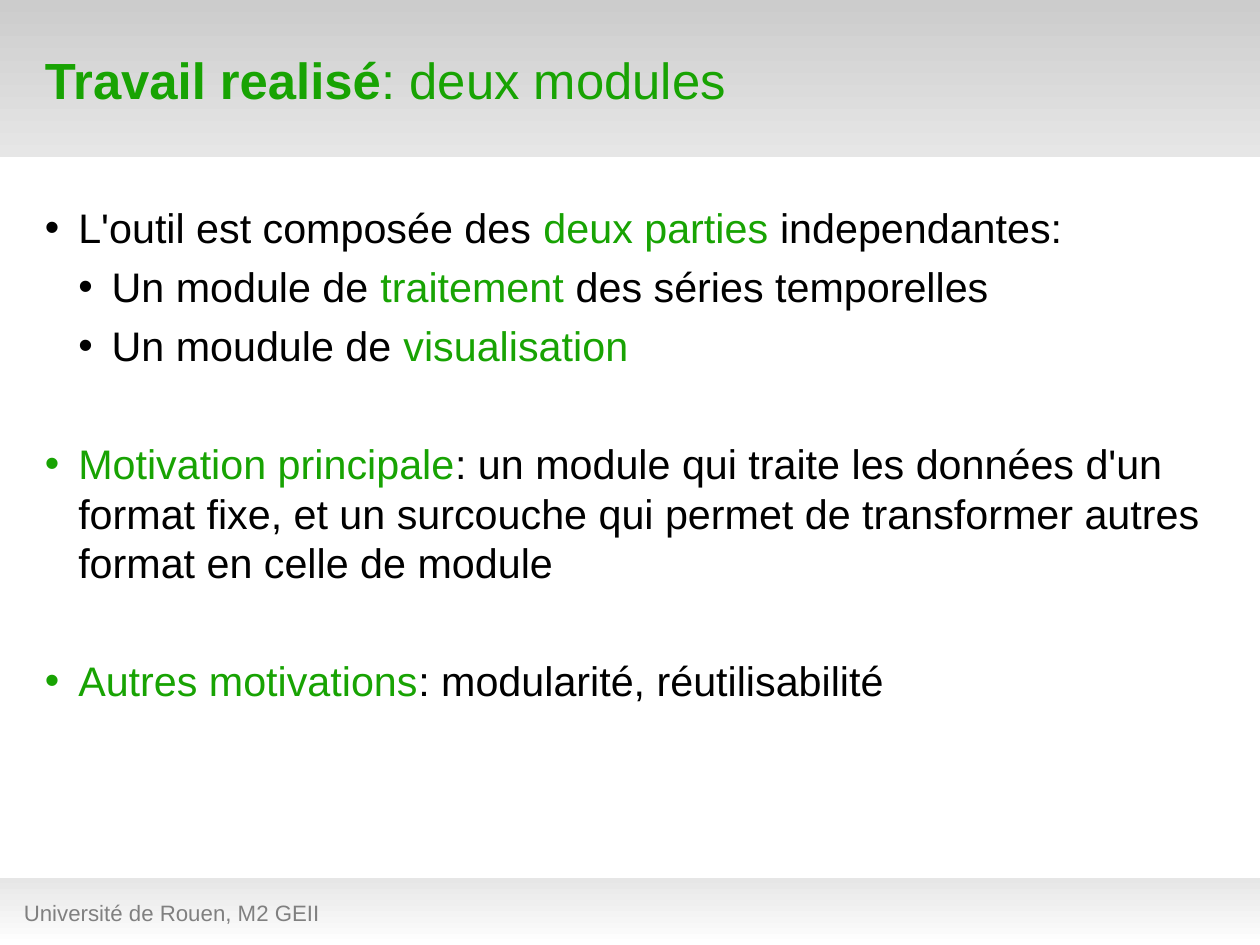
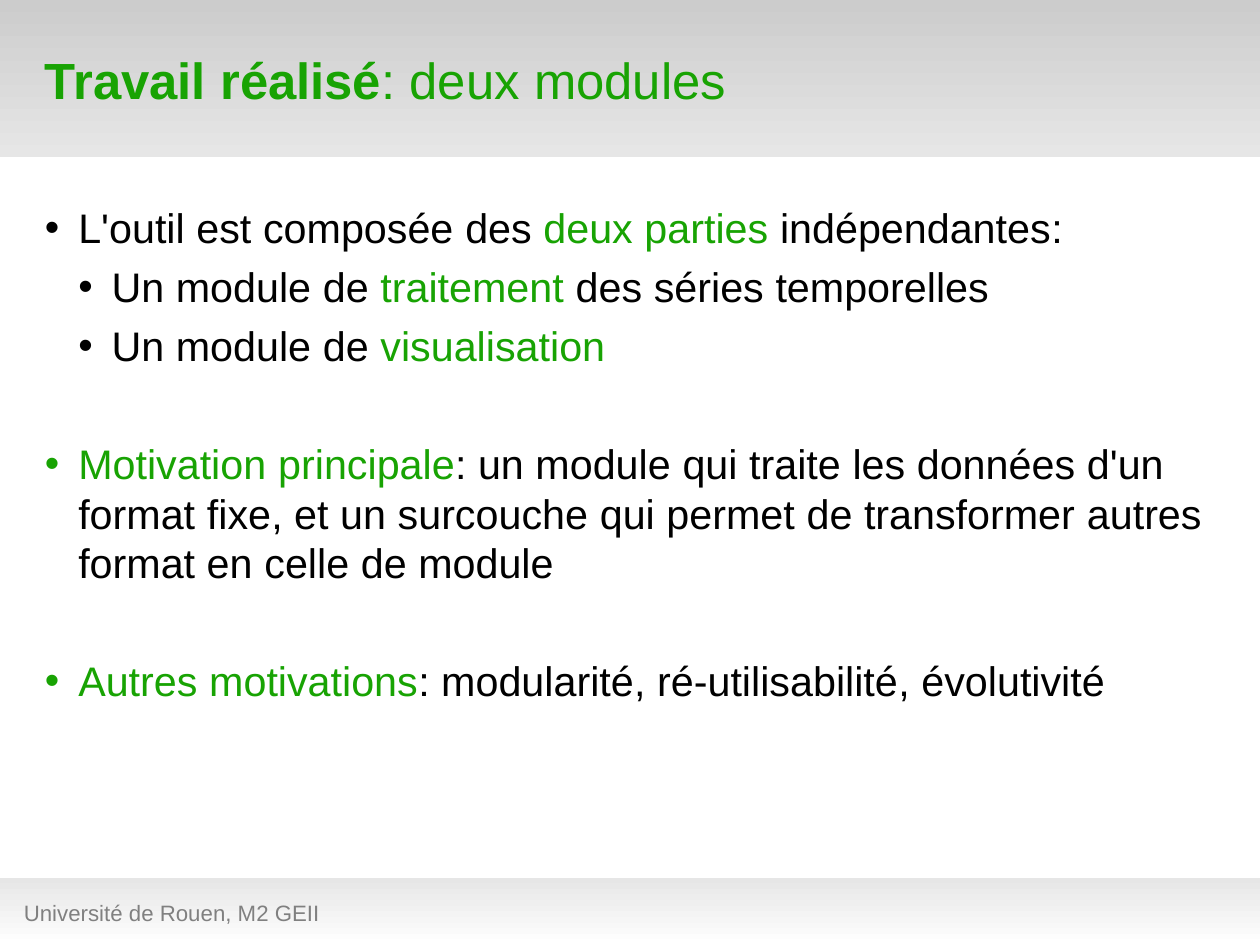
Before and after one commit to hanzenok/dataexp, a slide deck: slide 14 of presentation/test_green7.odp (slide 13 before the commit). Drawn at 1260x945 pixels with LibreOffice and Linux fonts; fonts in the diff are those of the drawing; background and template pictures are left out. Boxes give left, top, right and bottom in pixels: in the first picture for what was removed or moved away, otherwise in the second. Text is boxed around its words. In the diff, an @@ line names an element or a change of style, - is before the commit and + after.

```diff
--- a/presentation/test_green7.odp
+++ b/presentation/test_green7.odp
@@ title at bbox=[45, 61, 726, 100]: text changed @@
-Travail realisé: deux modules
+Travail réalisé: deux modules
@@ text at bbox=[78, 212, 1063, 251]: text changed @@
-• L'outil est composée des deux parties independantes:
+• L'outil est composée des deux parties indépendantes:
@@ text at bbox=[112, 331, 605, 362]: text changed @@
-  • Un moudule de visualisation
+  • Un module de visualisation
@@ text at bbox=[78, 665, 1104, 702]: text changed @@
-• Autres motivations: modularité, réutilisabilité
+• Autres motivations: modularité, ré-utilisabilité, évolutivité
```
Also in this commit, not shown: 8 other slides changed, 1 slide added, 2 other files.
